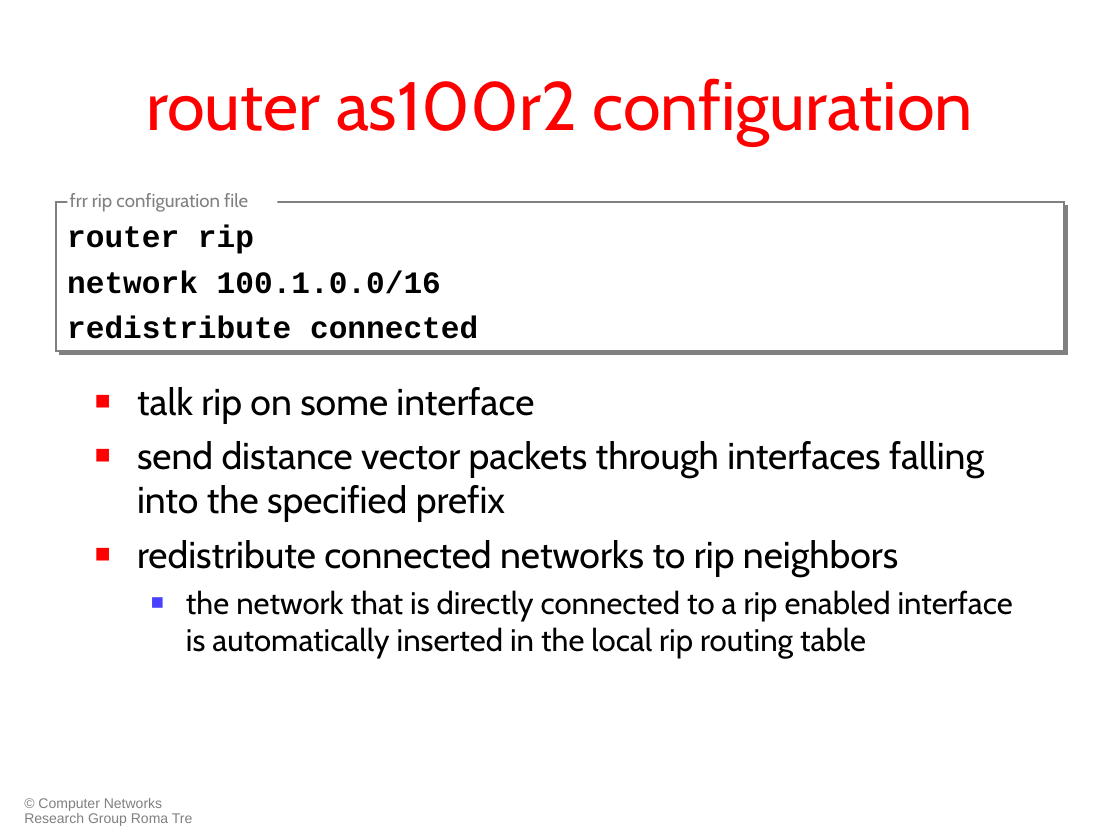
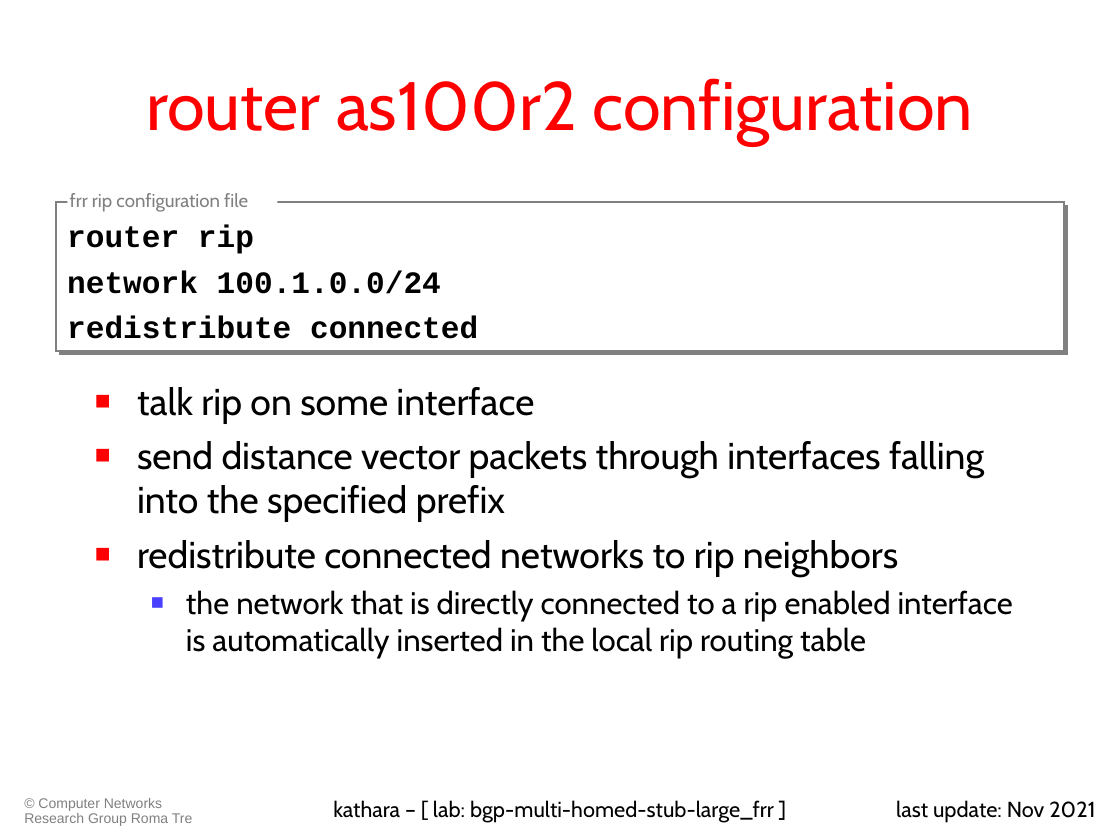
Before and after one commit to KatharaFramework/Kathara-Labs, a slide deck: slide 7 of main-labs/interdomain-routing/frr/bgp-multi-homed-stub-large/047-kathara-lab_bgp-multi-homed-stub-large.ppt. Drawn at 1120x840 pixels with LibreOffice and Linux fonts; fonts in the diff are those of the drawing. Boxes give left, top, right and bottom in pixels: in the first picture for what was removed or moved away, otherwise in the second. Text is boxed around its words. In the diff, an @@ line names an element or a change of style, - is before the commit and + after.

Commit message:
Update BGP multi-homed labs

```diff
--- a/main-labs/interdomain-routing/frr/bgp-multi-homed-stub-large/047-kathara-lab_bgp-multi-homed-stub-large.ppt
+++ b/main-labs/interdomain-routing/frr/bgp-multi-homed-stub-large/047-kathara-lab_bgp-multi-homed-stub-large.ppt
@@ text at box(67, 271, 441, 294): text changed @@
-network 100.1.0.0/16
+network 100.1.0.0/24
@@ text added at box(333, 800, 774, 823), 14 pt, text #000000 @@
+kathara – [ lab: bgp-multi-homed-stub-large_frr ]
@@ text added at box(896, 800, 1095, 823), 14 pt, text #000000 @@
+last update: Nov 2021
```
Also in this commit, not shown: 7 other slides changed, 17 other files.
